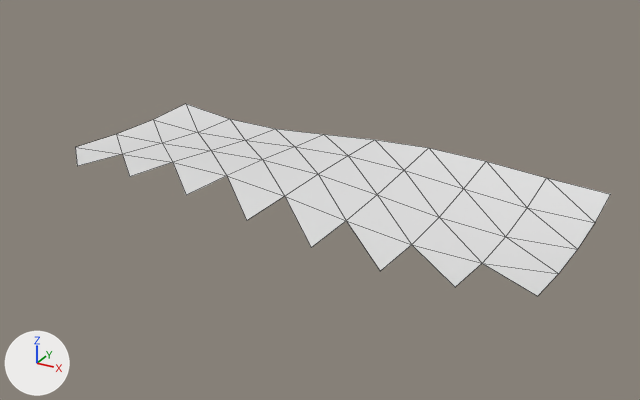
A saved change to the OBJ model models/areas/flats/sand_0_1.obj.
One viewpoint serves both versions: a 50 mm camera at (27.8, -57.9, 13.6) aimed at (11.3, -27.8, -1.5). The lights are fixed; the arrows at lower left show +X, +Y and +Z. The picture after the commit comes second. Mesh edges are drawn as thin lines. Where no turn or scale is listed for an object, it has been applied to the vertices. Vertices at exactly the same position are counted once.

Names of what the first picture shows: 'sand_0_1'.
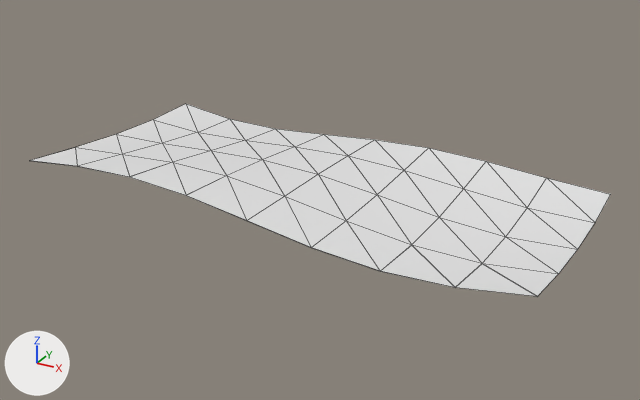
Boxes (x1, y1, x2, y2) around the edits, measured in the pictures (640 x 400 px):
'sand_0_1', reshaped (9% wider): before (75, 104, 611, 296); after (29, 104, 611, 296)
part 1 of me_sand_0_1, added: after (29, 148, 536, 296)

The edits, one by one:
me_sand_0_1 is used by ob_sand_0_1; location (0.0, 0.0, 0.0).
me_sand_0_1 had 44 vertices, 56 faces and spanned x 0.0..22.0, y -33.0..-22.0, z -1.4..0.3.
me_sand_0_1 now has 69 vertices, 72 faces and spans x 0.0..22.0, y -33.0..-22.0, z -1.4..0.3.
Part 1, on me_sand_0_1:
25 vertices are added at x 0.0..22.0, y -33.0..-30.3, z -1.3..0.3.
16 new faces join them.
